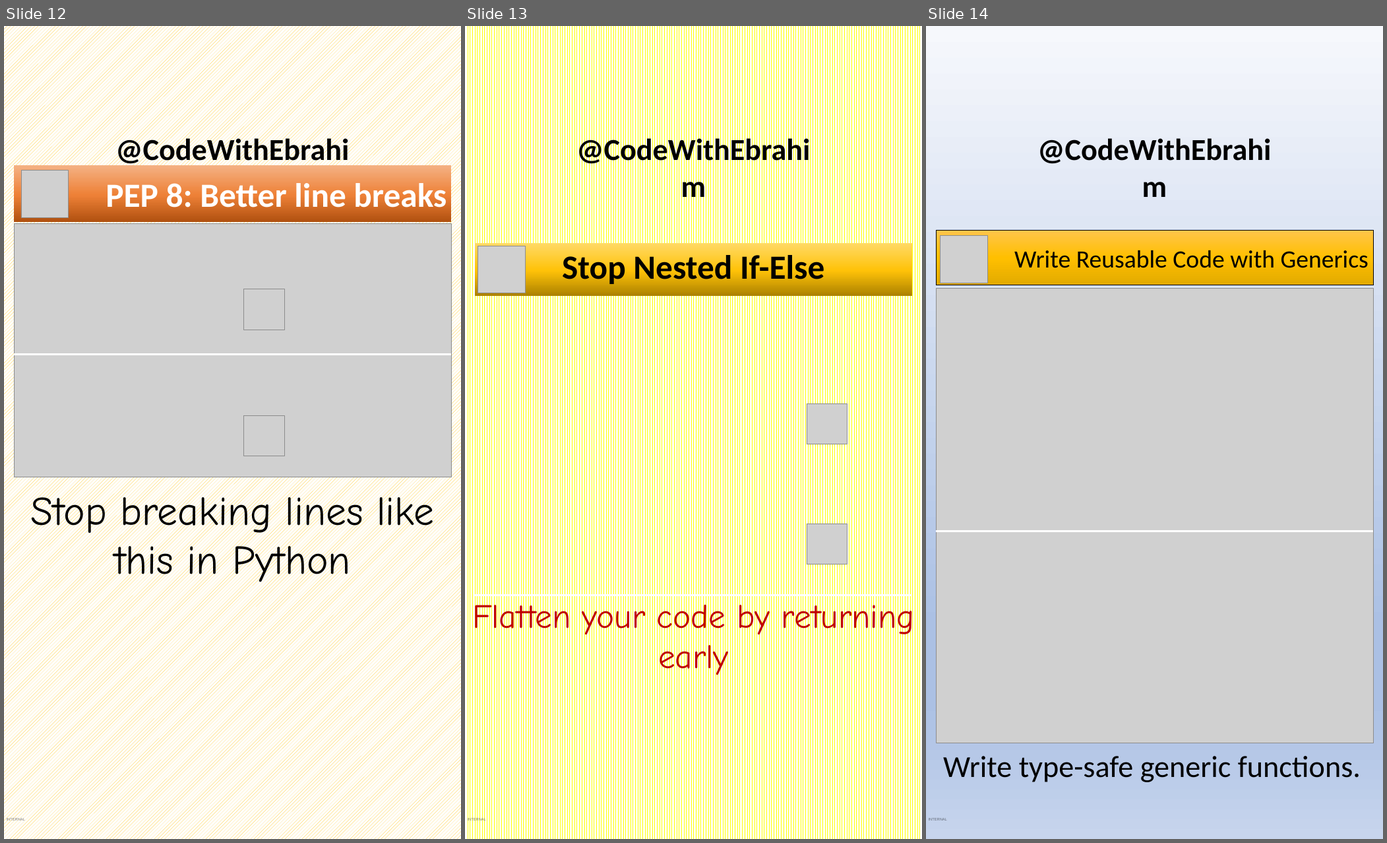
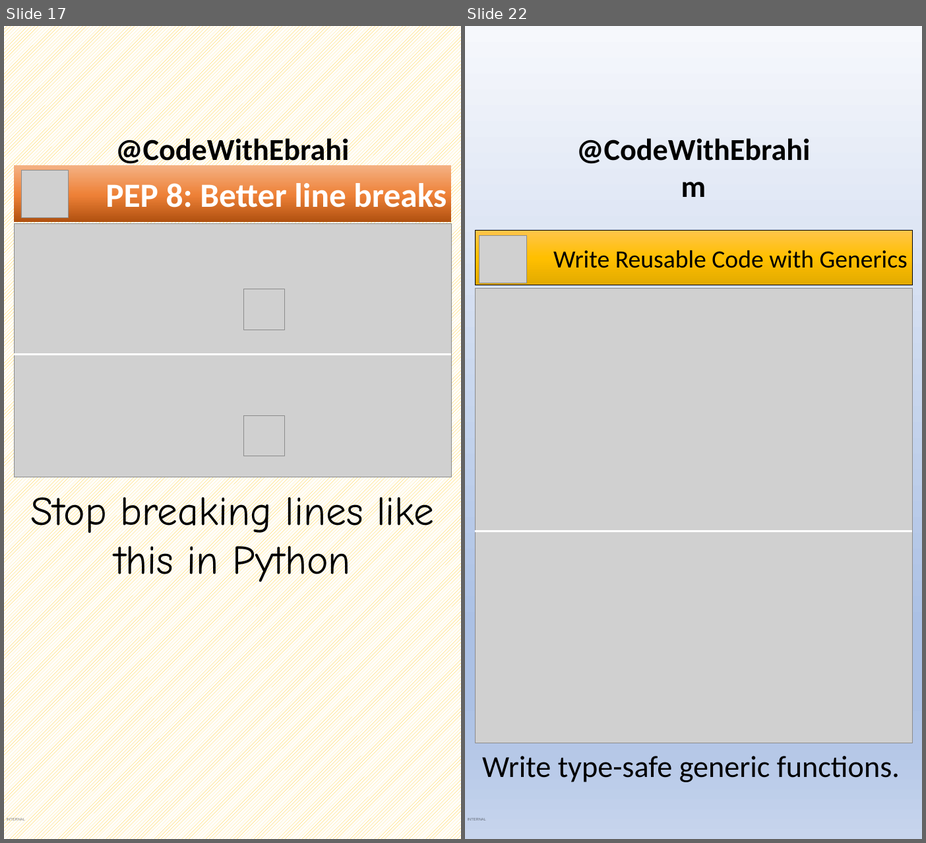
Before and after one commit to ebrahimsalehi1/python_codes, a slide deck: assets/images.pptx. Shown side by side, each under a label of ours: slides 12, 13 and 14 before the commit, slides 17 and 22 after it; the slides between them are not shown. The pictures are 1387x843 and 926x843 pixels, drawn with LibreOffice and Linux fonts; fonts in the diff are those of the drawing; grey boxes stand for pictures; background and template pictures are left out. Boxes give left, top, right and bottom in pixels: in the first picture for what was removed or moved away, otherwise in the second. Text is boxed around its words. In the diff, an @@ line names an element or a change of style, - is before the commit and + after.

```diff
--- a/assets/images.pptx
+++ b/assets/images.pptx
@@ slide 13 removed at <box>465,26,922,839</box>, background pattern #FFFF00 on #FFFFFF; not listed: 2 template elements that a slide beside it also shows @@
@@ rectangle removed at <box>475,243,912,296</box> @@
-Stop Nested If-Else
@@ picture removed at <box>478,246,525,293</box> @@
@@ picture removed at <box>807,404,848,444</box> @@
@@ picture removed at <box>807,524,848,565</box> @@
@@ text removed at <box>472,598,915,679</box> @@
-Flatten your code by returning early
@@ line removed from (475, 595) to (912, 595) @@
@@ what was slide 12 is now slide 17 @@
@@ what was slide 14 is now slide 22 @@
```
Also in this commit, not shown: 16 slides added, 1 other slide removed, 45 other files.
